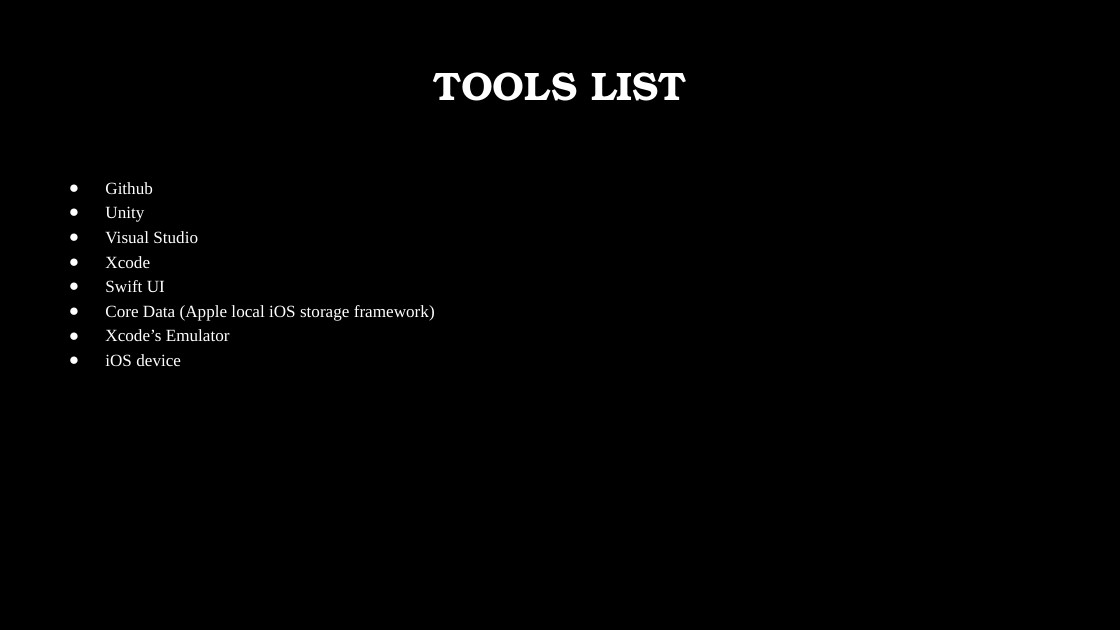
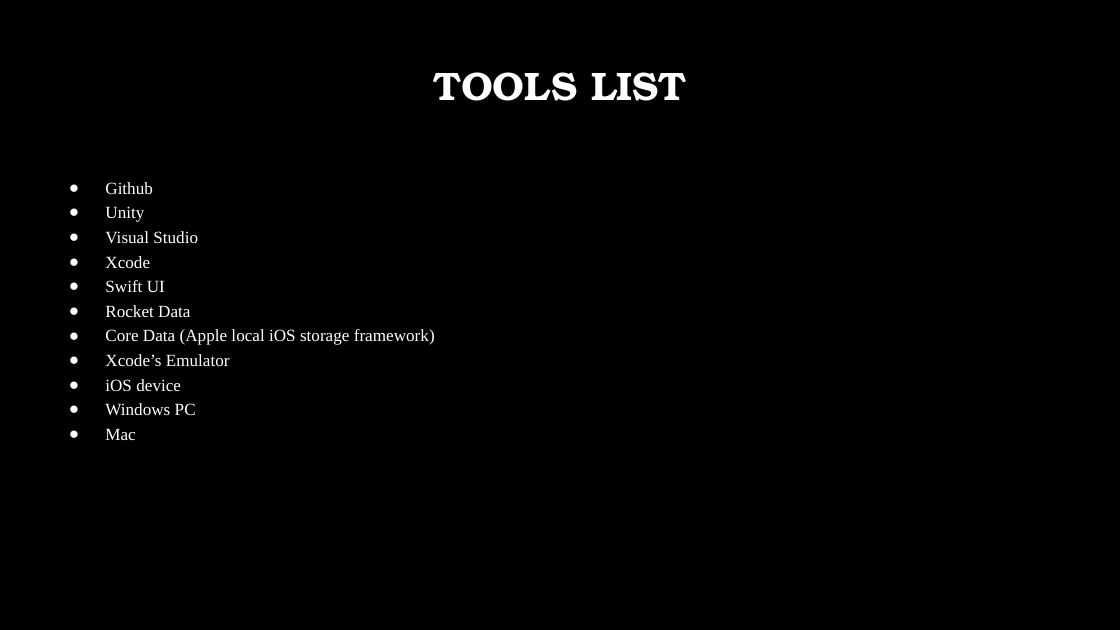
Before and after one commit to steveb1250/Devils_Grip_Proposal, a slide deck: slide 8 of CSC_520_Devils_Grip.pptx. Drawn at 1120x630 pixels with LibreOffice and Linux fonts; fonts in the diff are those of the drawing; background and template pictures are left out. Boxes give left, top, right and bottom in pixels: in the first picture for what was removed or moved away, otherwise in the second. Text is boxed around its words. In the diff, an @@ line names an element or a change of style, - is before the commit and + after.

```diff
--- a/CSC_520_Devils_Grip.pptx
+++ b/CSC_520_Devils_Grip.pptx
@@ text at <box>105,305,190,317</box>: paragraph added @@
+● Rocket Data
@@ text at <box>105,403,196,440</box>: paragraphs added @@
+● Windows PC
+● Mac
```
Also in this commit, not shown: 3 other slides changed, 3 other files.
